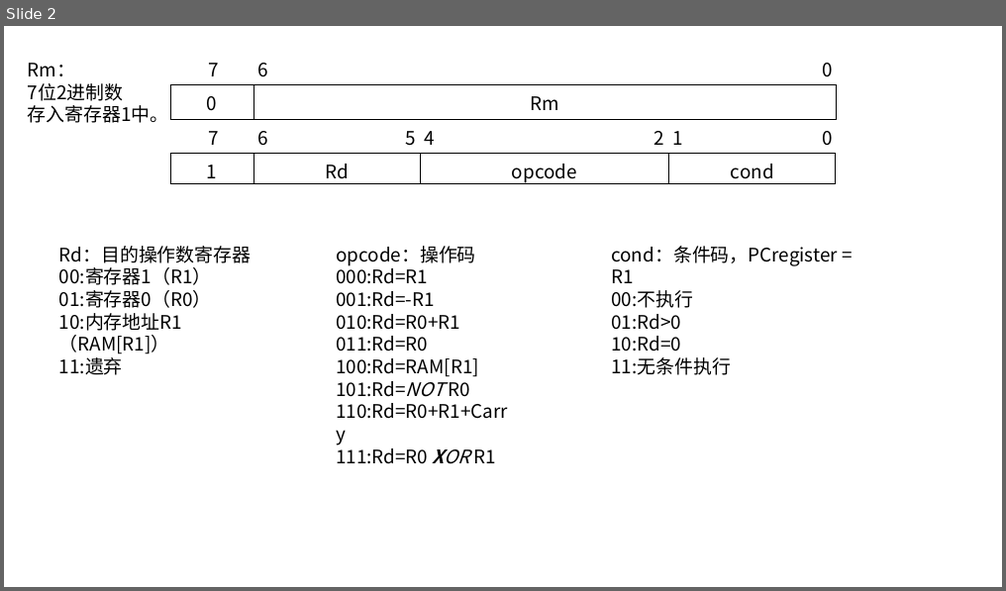
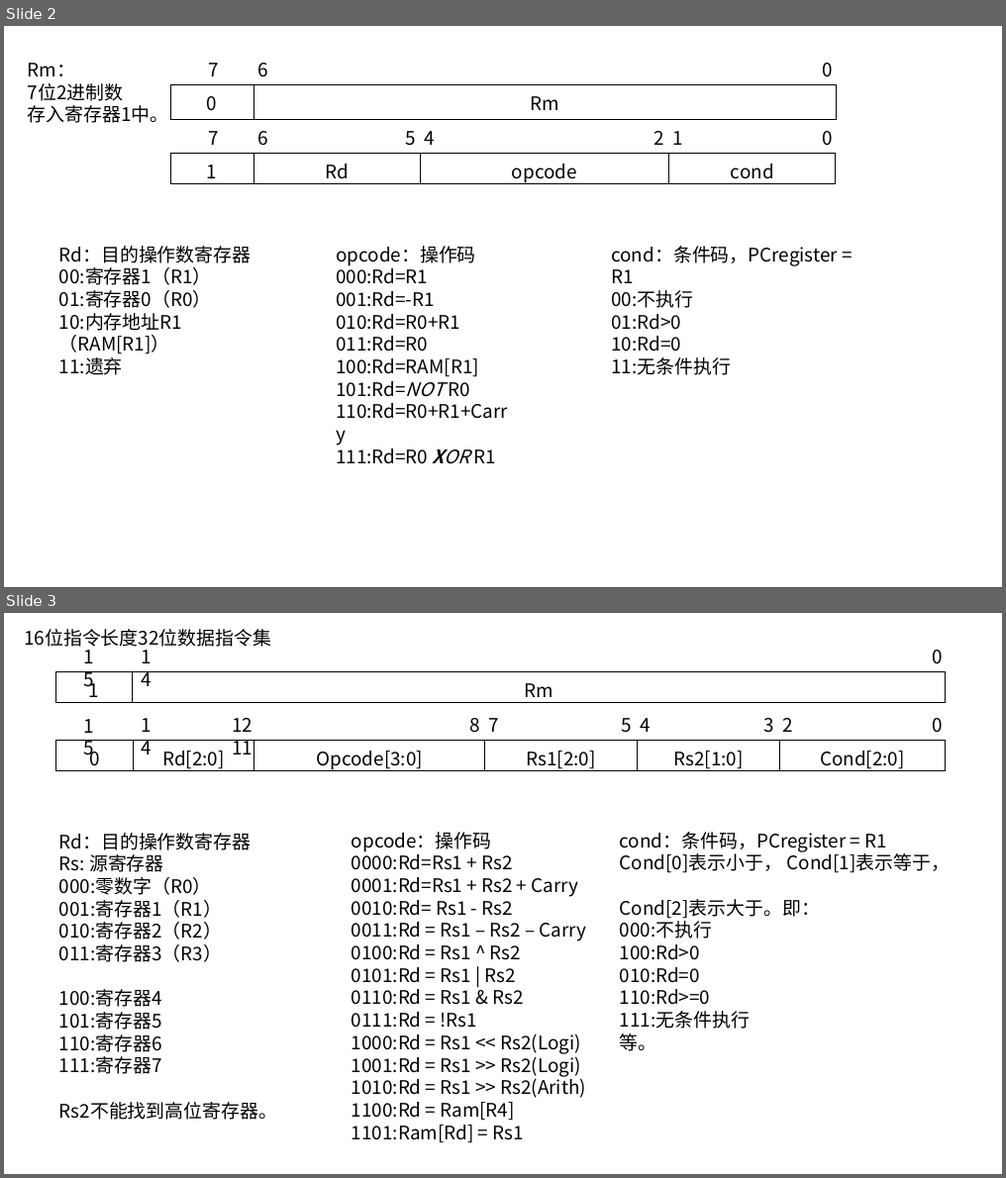
Before and after one commit to hvdanyan/CPU-ON-FPGA, a slide deck: 8bit_design/InstructionSet.pptx. Shown one above the other, each under a label of ours: slide 2 before the commit, slides 2 and 3 after it. The pictures are 1006x591 and 1006x1178 pixels, drawn with LibreOffice and Linux fonts; fonts in the diff are those of the drawing. Boxes give left, top, right and bottom in pixels: in the first picture for what was removed or moved away, otherwise in the second. Text is boxed around its words. In the diff, an @@ line names an element or a change of style, - is before the commit and + after.

```diff
--- a/8bit_design/InstructionSet.pptx
+++ b/8bit_design/InstructionSet.pptx
@@ slide 3 added at bbox=[4, 613, 1002, 1174], background #FFFFFF @@
@@ text added at bbox=[24, 629, 271, 647], 18 pt, text #000000 @@
+16位指令长度32位数据指令集
@@ text added at bbox=[76, 642, 112, 671], 18 pt, text #000000 @@
+15
@@ text added at bbox=[134, 642, 168, 671], 18 pt, text #000000 @@
+14
@@ text added at bbox=[932, 650, 942, 664], 18 pt, text #000000 @@
+0
@@ table added at bbox=[56, 672, 945, 703], 1 rows, 2 columns @@
+1 | Rm
@@ text added at bbox=[76, 710, 111, 741], 18 pt, text #000000 @@
+15
@@ text added at bbox=[134, 710, 168, 741], 18 pt, text #000000 @@
+14
@@ text added at bbox=[232, 718, 252, 755], 18 pt, text #000000 @@
+12 11
@@ text added at bbox=[469, 718, 498, 733], 18 pt, text #000000 @@
+8 7
@@ text added at bbox=[621, 718, 649, 733], 18 pt, text #000000 @@
+5 4
@@ text added at bbox=[763, 718, 792, 733], 18 pt, text #000000 @@
+3 2
@@ text added at bbox=[932, 718, 942, 733], 18 pt, text #000000 @@
+0
@@ table added at bbox=[56, 741, 945, 966], 1 rows, 6 columns @@
+0 | Rd[2:0] | Opcode[3:0] | Rs1[2:0] | Rs2[1:0] | Cond[2:0]
@@ text added at bbox=[59, 833, 277, 1120], 18 pt, text #000000 @@
+Rd：目的操作数寄存器
+Rs: 源寄存器
+000:零数字（R0）
+001:寄存器1（R1）
+010:寄存器2（R2）
+011:寄存器3（R3）
+100:寄存器4
+101:寄存器5
+110:寄存器6
+111:寄存器7
+Rs2不能找到高位寄存器。
@@ text added at bbox=[351, 832, 586, 1144], 18 pt, text #000000 @@
+opcode：操作码
+0000:Rd=Rs1 + Rs2
+0001:Rd=Rs1 + Rs2 + Carry
+0010:Rd= Rs1 - Rs2
+0011:Rd = Rs1 – Rs2 – Carry
+0100:Rd = Rs1 ^ Rs2
+0101:Rd = Rs1 | Rs2
+0110:Rd = Rs1 & Rs2
+0111:Rd = !Rs1
+1000:Rd = Rs1 << Rs2(Logi)
+1001:Rd = Rs1 >> Rs2(Logi)
+1010:Rd = Rs1 >> Rs2(Arith)
+1100:Rd = Ram[R4]
+1101:Ram[Rd] = Rs1
@@ text added at bbox=[620, 832, 950, 1052], 18 pt, text #000000 @@
+cond：条件码，PCregister = R1
+Cond[0]表示小于， Cond[1]表示等于，
+Cond[2]表示大于。即：
+000:不执行
+100:Rd>0
+010:Rd=0
+110:Rd>=0
+111:无条件执行
+等。
```
Also in this commit, not shown: 3 other files.
